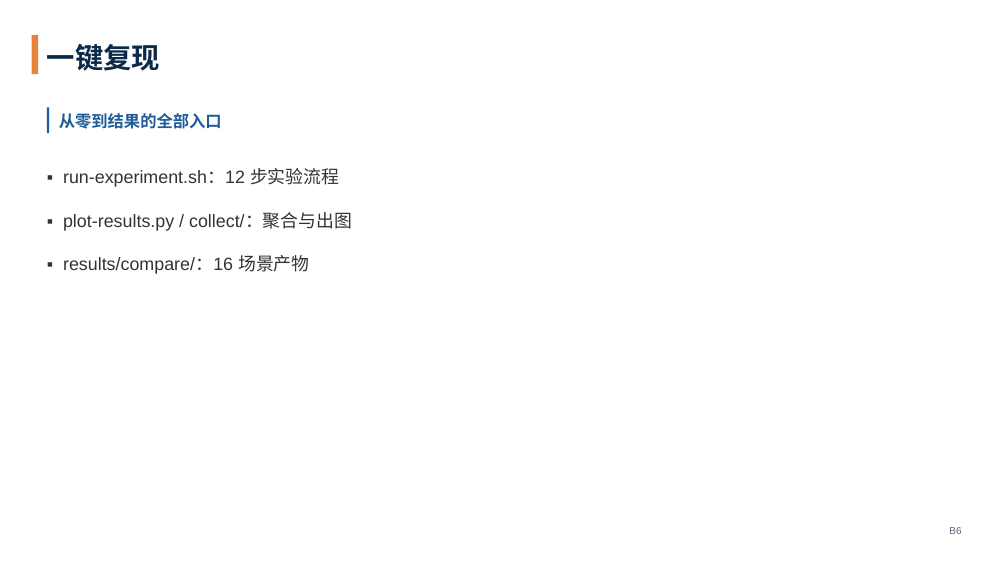
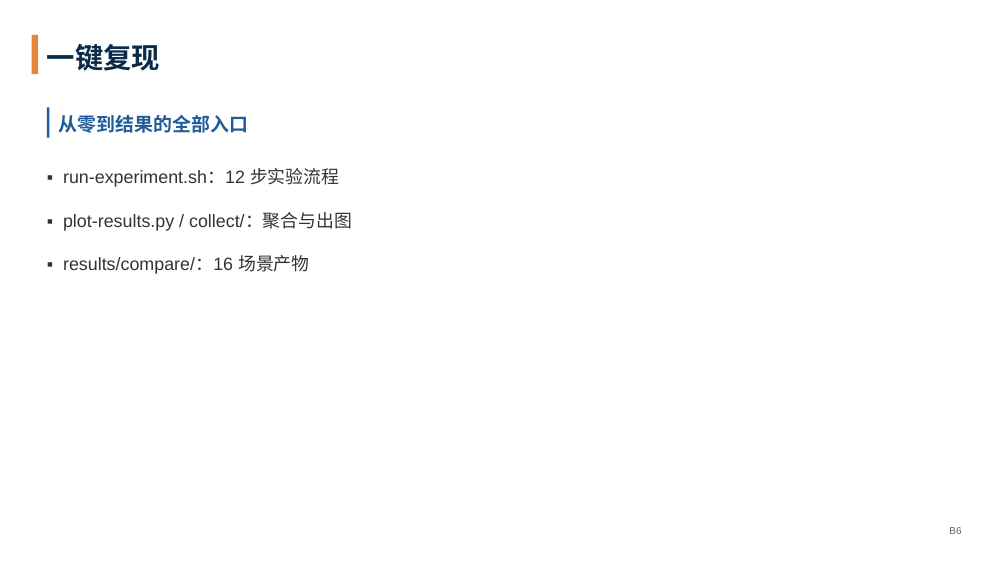
Before and after one commit to tengfei86/godel-scheduler, a slide deck: slide 32 of docs/thesis/defense/答辩PPT-基于etcd的分布式Kubernetes调度器.pptx. Drawn at 1008x567 pixels with LibreOffice and Linux fonts; fonts in the diff are those of the drawing. Boxes give left, top, right and bottom in pixels: in the first picture for what was removed or moved away, otherwise in the second. Text is boxed around its words. In the diff, an @@ line names an element or a change of style, - is before the commit and + after.

```diff
--- a/docs/thesis/defense/答辩PPT-基于etcd的分布式Kubernetes调度器.pptx
+++ b/docs/thesis/defense/答辩PPT-基于etcd的分布式Kubernetes调度器.pptx
@@ rectangle: place and size @@
-rectangle at (47,107,49,133)
+rectangle at (47,107,50,138)
@@ text "从零到结果的全部入口" at (59,115,248,133): size 15.5 to 18 pt; line spacing 1 to 1.1 @@
```
Also in this commit, not shown: 30 other slides changed, 2 other files.
